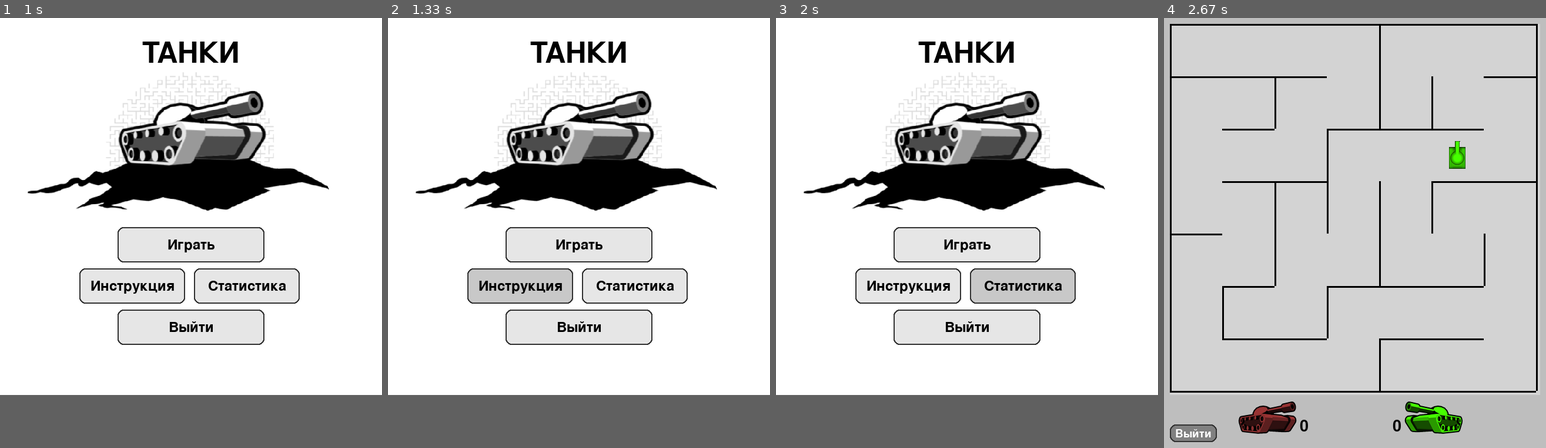
Above: before the commit, frames 1-4 (left to right).
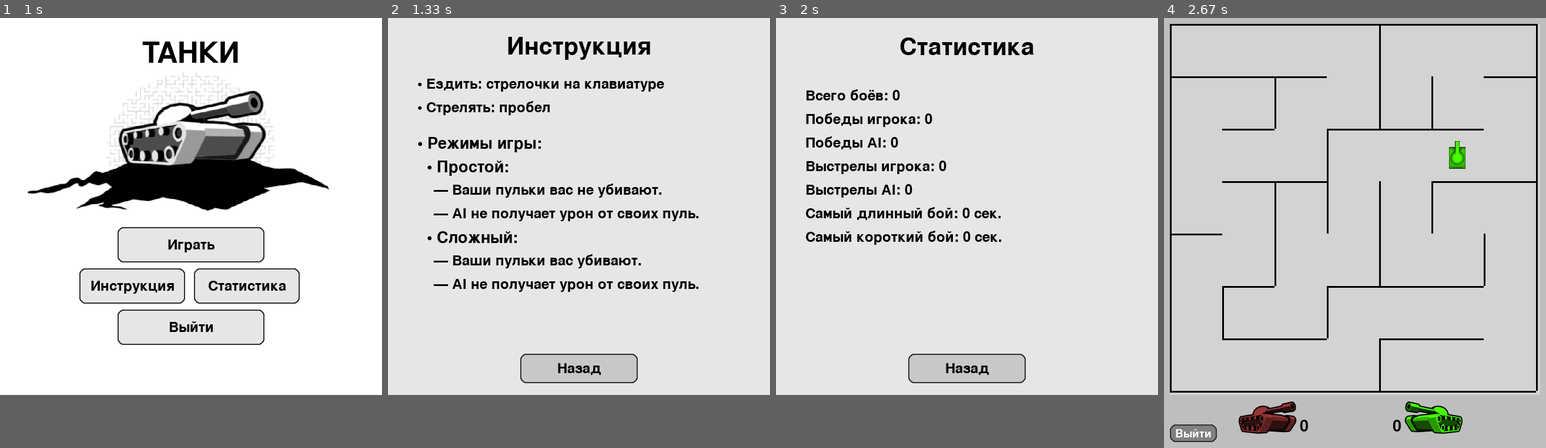
Above: after the commit, the same moments.

Repository: kapysha/TanksPyGame
Game: pygame game, started from launcher.py
Same seed, same stepped clock (60 frames per second), same inputs: the game is played once before the commit and once after it.
Inputs (mouse positions are in pixels of both pictures, inside the frame that each line leads up to):
- Up to frame 1 (1 s): click "Играть" at 0.38 s; click "Выйти" at 0.72 s
- Up to frame 2 (1.33 s): click "Инструкция" at 1.05 s
- Up to frame 3 (2 s): click (967, 370) at 1.38 s, where only the run after the commit has a clickable "Назад"; click "Статистика" at 1.72 s
- Up to frame 4 (2.67 s): click (1355, 370) at 2.05 s, where only the run after the commit has a clickable "Назад"; click "Играть" at 2.38 s

Frame 1 is identical in both runs. In frame 2, 78% of the frame differs, in the area x 0-100%, y 0-88%; in frame 3, 78%; in frame 4, nothing differs.

Commit message:
Работает меню, но с мерцанием.

Diff:
--- a/ai_tank.py
+++ b/ai_tank.py
@@ -72,7 +72,7 @@
 
         self.shooting_range = 350  # Пиксели
         self.shooting_angle_threshold = 60  # Градусы
-        self.shoot_cooldown = 0.2
+        self.shoot_cooldown = 0.4
         self.time_since_last_shot = 0.0  # Таймер
 
         # Скорость танка
--- a/game_file.py
+++ b/game_file.py
@@ -1,9 +1,10 @@
+import sys
 import time
 import pygame
 from generate_maze import grid_cells, Wall
 from ai_tank import build_graph, AITank
 from launcher import switch_screen
-from menu_with_buttons import Button, menu
+from menu_file import Button, menu
 from tank import Tank
 from generate_maze import generate_maze
 from globals import all_sprites, players_group, cols, rows, bullets_group, ai_group, kill_sound, WIDTH, HEIGHT, \
@@ -45,7 +46,7 @@
                 sprite.kill()
 
         running = False
-        switch_screen(menu)
+        return switch_screen(menu)
 
     exit_button = Button(
         x=10,
@@ -95,6 +96,7 @@
         for event in pygame.event.get():
             if event.type == pygame.QUIT:
                 running = False
+                sys.exit()
             if event.type == pygame.KEYDOWN:
                 if event.key == pygame.K_SPACE and not frozen:
                     tank.fire_bullet(owner='player')
@@ -157,5 +159,3 @@
         exit_button.draw(big_screen)
 
         pygame.display.flip()
-
-    pygame.quit()
--- a/globals.py
+++ b/globals.py
@@ -1,6 +1,7 @@
 import pygame
 
-RES = WIDTH, HEIGHT = 630, 630
+SIZE = WIDTH, HEIGHT = 630, 630
+SIZE_MENU = WIDTH_MENU, HEIGHT_MENU = 650, 640
 TILE = 89
 cols, rows = WIDTH // TILE, HEIGHT // TILE
 
--- /dev/null
+++ b/instruction.py
@@ -0,0 +1,74 @@
+import pygame
+from launcher import switch_screen
+from globals import LIGHT_GRAY, BLACK, SIZE_MENU
+from menu_file import menu, Button
+
+
+def instructions():
+    screen = pygame.display.set_mode(SIZE_MENU)
+    pygame.display.set_caption("Инструкция")
+
+    running = True
+
+    def exit_to_menu():
+        nonlocal running
+        running = False
+        switch_screen(menu)
+
+    font_title = pygame.font.Font(None, 60)
+    font_text = pygame.font.Font(None, 36)
+    font_bold = pygame.font.Font(None, 40)
+
+    title_text = font_title.render("Инструкция", True, BLACK)
+    title_rect = title_text.get_rect(center=(SIZE_MENU[0] // 2, 50))
+
+    instructions_text = [
+        "• Ездить: стрелочки на клавиатуре",
+        "• Стрелять: пробел",
+        "",
+        "• Режимы игры:",
+        "  • Простой:",
+        "    — Ваши пульки вас не убивают.",
+        "    — AI не получает урон от своих пуль.",
+        "  • Сложный:",
+        "    — Ваши пульки вас убивают.",
+        "    — AI не получает урон от своих пуль."
+    ]
+
+    back_button = Button(
+        x=SIZE_MENU[0] // 2 - 100,
+        y=SIZE_MENU[1] - 70,
+        width=200,
+        height=50,
+        text="Назад",
+        color=(200, 200, 200),
+        hover_color=(170, 170, 170),
+        text_color=BLACK,
+        action=exit_to_menu,
+    )
+
+    while running:
+        screen.fill(LIGHT_GRAY)
+        screen.blit(title_text, title_rect)
+
+        # Отрисовка текста инструкции
+        y_offset = 100
+        for i, line in enumerate(instructions_text):
+            is_bold = line.startswith("  •") or line.startswith("• Режимы игры:")
+            font = font_bold if is_bold else font_text
+            text_surface = font.render(line, True, BLACK)
+            screen.blit(text_surface, (50, y_offset))
+            y_offset += 40 if line else 20  # Увеличиваем отступ для пустых строк
+
+        for event in pygame.event.get():
+            if event.type == pygame.QUIT:
+                running = False
+                pygame.quit()
+                exit()
+
+            back_button.handle_event(event)
+
+        back_button.check_hover(pygame.mouse.get_pos())
+        back_button.draw(screen)
+
+        pygame.display.flip()
--- a/launcher.py
+++ b/launcher.py
@@ -1,12 +1,12 @@
 import pygame
 from typing import Callable
-
-from globals import RES
-from menu_with_buttons import menu
+from globals import SIZE_MENU
+from menu_file import menu
 
 pygame.init()
 pygame.font.init()
-pygame.display.set_mode(RES)
+pygame.display.set_mode(SIZE_MENU)
+pygame.display.set_caption("Танчики")
 
 current_screen: Callable | None = None
 
@@ -16,6 +16,7 @@
     current_screen = screen
 
 
+
 switch_screen(menu)
 while current_screen is not None:
     current_screen()
--- a/menu_with_buttons.py
+++ b/menu_file.py
@@ -1,7 +1,6 @@
 import pygame
 import sys
-
-from globals import BLACK, LIGHT_GRAY, GRAY
+from globals import BLACK, LIGHT_GRAY, GRAY, SIZE_MENU, WIDTH_MENU
 
 
 class Button:
@@ -41,30 +40,29 @@
 def menu():
     from launcher import switch_screen
     from game_file import play
+    from instruction import instructions
+    from statistics import statistics
 
-    pygame.init()
-    pygame.font.init()
-
-    SIZE = WIDTH, HEIGHT = 650, 640
-    screen = pygame.display.set_mode(SIZE)
-    pygame.display.set_caption("ТАНКИ")
+    screen = pygame.display.set_mode(SIZE_MENU)
     background_color = pygame.image.load('images/background.png')
-    background_color = pygame.transform.scale(background_color, SIZE)
+    background_color = pygame.transform.scale(background_color, SIZE_MENU)
 
     running = True
 
     def exit_menu(screen_new):
         nonlocal running
         running = False
-        switch_screen(screen_new)
+        if not screen_new:
+            sys.exit()
+        return switch_screen(screen_new)
 
-    start_button = Button(WIDTH / 2 - 125, 355, 250, 60, "Играть", LIGHT_GRAY, GRAY, text_color=BLACK,
+    start_button = Button(WIDTH_MENU / 2 - 125, 355, 250, 60, "Играть", LIGHT_GRAY, GRAY, text_color=BLACK,
                           action=lambda: exit_menu(play))
-    instruction_button = Button(WIDTH / 2 - 190, 425, 180, 60, "Инструкция", LIGHT_GRAY, GRAY, text_color=BLACK,
-                                action=lambda: print("Магазин открыт"))
-    statistics_button = Button(WIDTH / 2 + 5, 425, 180, 60, "Статистика", LIGHT_GRAY, GRAY, text_color=BLACK,
-                               action=lambda: print("Просмотр статистики"))
-    exit_button = Button(WIDTH / 2 - 125, 495, 250, 60, "Выйти", LIGHT_GRAY, GRAY, text_color=BLACK,
+    instruction_button = Button(WIDTH_MENU / 2 - 190, 425, 180, 60, "Инструкция", LIGHT_GRAY, GRAY, text_color=BLACK,
+                                action=lambda: exit_menu(instructions))
+    statistics_button = Button(WIDTH_MENU / 2 + 5, 425, 180, 60, "Статистика", LIGHT_GRAY, GRAY, text_color=BLACK,
+                               action=lambda: exit_menu(statistics))
+    exit_button = Button(WIDTH_MENU / 2 - 125, 495, 250, 60, "Выйти", LIGHT_GRAY, GRAY, text_color=BLACK,
                          action=lambda: exit_menu(None))
 
     while running:
@@ -72,7 +70,7 @@
 
         font = pygame.font.Font(None, 72)
         text_surface = font.render("ТАНКИ", True, BLACK)
-        text_rect = text_surface.get_rect(center=(WIDTH / 2, 60))
+        text_rect = text_surface.get_rect(center=(WIDTH_MENU / 2, 60))
         screen.blit(text_surface, text_rect)
 
         for event in pygame.event.get():
--- /dev/null
+++ b/statistics.py
@@ -0,0 +1,79 @@
+import pygame
+from launcher import switch_screen
+from globals import LIGHT_GRAY, BLACK, SIZE_MENU
+from menu_file import Button, menu
+
+game_stats = {
+    "total_battles": 0,
+    "player_wins": 0,
+    "ai_wins": 0,
+    "player_shots": 0,
+    "ai_shots": 0,
+    "longest_battle_time": 0,
+    "shortest_battle_time": 0,
+}
+
+
+def statistics():
+    screen = pygame.display.set_mode(SIZE_MENU)
+    pygame.display.set_caption("Статистика")
+
+    running = True
+
+    def exit_to_menu():
+        nonlocal running
+        running = False
+        switch_screen(menu)
+
+    font_title = pygame.font.Font(None, 60)
+    font_text = pygame.font.Font(None, 36)
+
+    title_text = font_title.render("Статистика", True, BLACK)
+    title_rect = title_text.get_rect(center=(SIZE_MENU[0] // 2, 50))
+
+    back_button = Button(
+        x=SIZE_MENU[0] // 2 - 100,
+        y=SIZE_MENU[1] - 70,
+        width=200,
+        height=50,
+        text="Назад",
+        color=(200, 200, 200),
+        hover_color=(170, 170, 170),
+        text_color=BLACK,
+        action=exit_to_menu,
+    )
+
+    while running:
+        screen.fill(LIGHT_GRAY)
+        screen.blit(title_text, title_rect)
+
+        stats_text = [
+            f"Всего боёв: {game_stats['total_battles']}",
+            f"Победы игрока: {game_stats['player_wins']}",
+            f"Победы AI: {game_stats['ai_wins']}",
+            f"Выстрелы игрока: {game_stats['player_shots']}",
+            f"Выстрелы AI: {game_stats['ai_shots']}",
+            f"Самый длинный бой: {game_stats['longest_battle_time']} сек.",
+            f"Самый короткий бой: {game_stats['shortest_battle_time']} сек." if game_stats[
+                                                                                    'shortest_battle_time'] != float(
+                'inf') else "Самый короткий бой: N/A",
+        ]
+
+        y_offset = 120
+        for stat in stats_text:
+            text_surface = font_text.render(stat, True, BLACK)
+            screen.blit(text_surface, (50, y_offset))
+            y_offset += 40
+
+        for event in pygame.event.get():
+            if event.type == pygame.QUIT:
+                running = False
+                pygame.quit()
+                exit()
+
+            back_button.handle_event(event)
+
+        back_button.check_hover(pygame.mouse.get_pos())
+        back_button.draw(screen)
+
+        pygame.display.flip()
